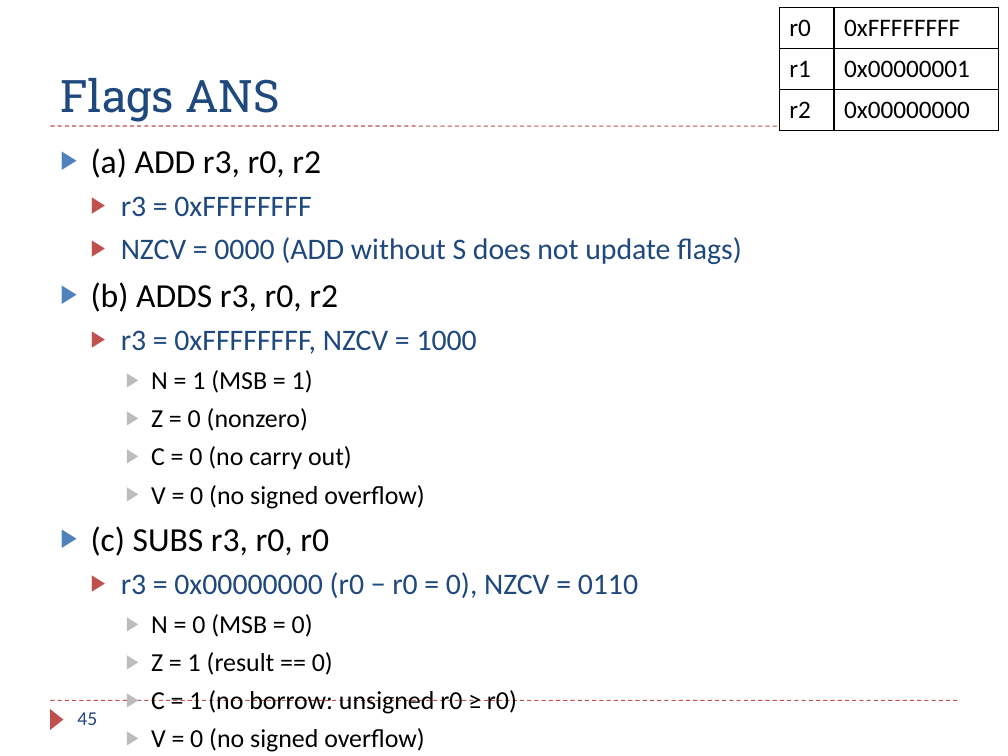
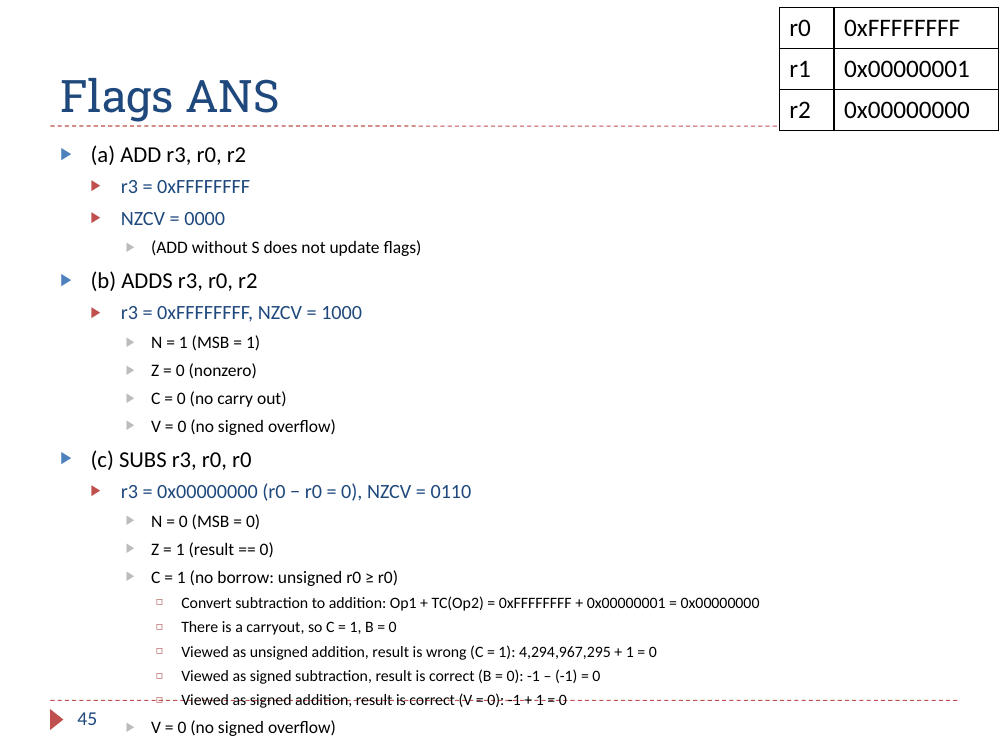
Before and after one commit to guhofstra/CSC111Fa26, a slide deck: slide 45 of PPTs/Ch4_ARM_Arithmetic_Logic_Exercises_ANS.pptx. Drawn at 1008x756 pixels with LibreOffice and Linux fonts; fonts in the diff are those of the drawing. Boxes give left, top, right and bottom in pixels: in the first picture for what was removed or moved away, otherwise in the second. Text is boxed around its words. In the diff, an @@ line names an element or a change of style, - is before the commit and + after.

```diff
--- a/PPTs/Ch4_ARM_Arithmetic_Logic_Exercises_ANS.pptx
+++ b/PPTs/Ch4_ARM_Arithmetic_Logic_Exercises_ANS.pptx
@@ text at [91, 145, 472, 736]: size 24.1 to 16.2 pt in "(a) ADD r3, r0, r2", "(b) ADDS r3, r0, r2", "(c) SUBS r3, r0, r0"; size 21.3 to 14.4 pt in "r3 = 0xFFFFFFFF", "r3 = 0xFFFFFFFF, NZCV = 1000", "r3 = 0x00000000 (r0 − r0 = ..."; size 18.5 to 12.5 pt in "N = 1 (MSB = 1)", "Z = 0 (nonzero)", "C = 0 (no carry out)", "V = 0 (no signed overflow)" and 4 more places @@
@@ text at [121, 212, 422, 256]: text changed; size 21.3 to 12.5 pt; text colour #1F497D to #000000 @@
-  ▶ NZCV = 0000 (ADD without S does not update flags)
+  ▶ NZCV = 0000
+    ▶ (ADD without S does not update flags)
@@ text at [181, 596, 760, 708]: paragraphs added @@
+      ◻ Convert subtraction to addition: Op1 + TC(Op2) = 0xFFFFFFFF + 0x00000001 = 0x00000000
+      ◻ There is a carryout, so C = 1, B = 0
+      ◻ Viewed as unsigned addition, result is wrong (C = 1): 4,294,967,295 + 1 = 0
+      ◻ Viewed as signed subtraction, result is correct (B = 0): -1 – (-1) = 0
+      ◻ Viewed as signed addition, result is correct (V = 0): -1 + 1 = 0
```
Also in this commit, not shown: 4 other slides changed, 1 other file.
